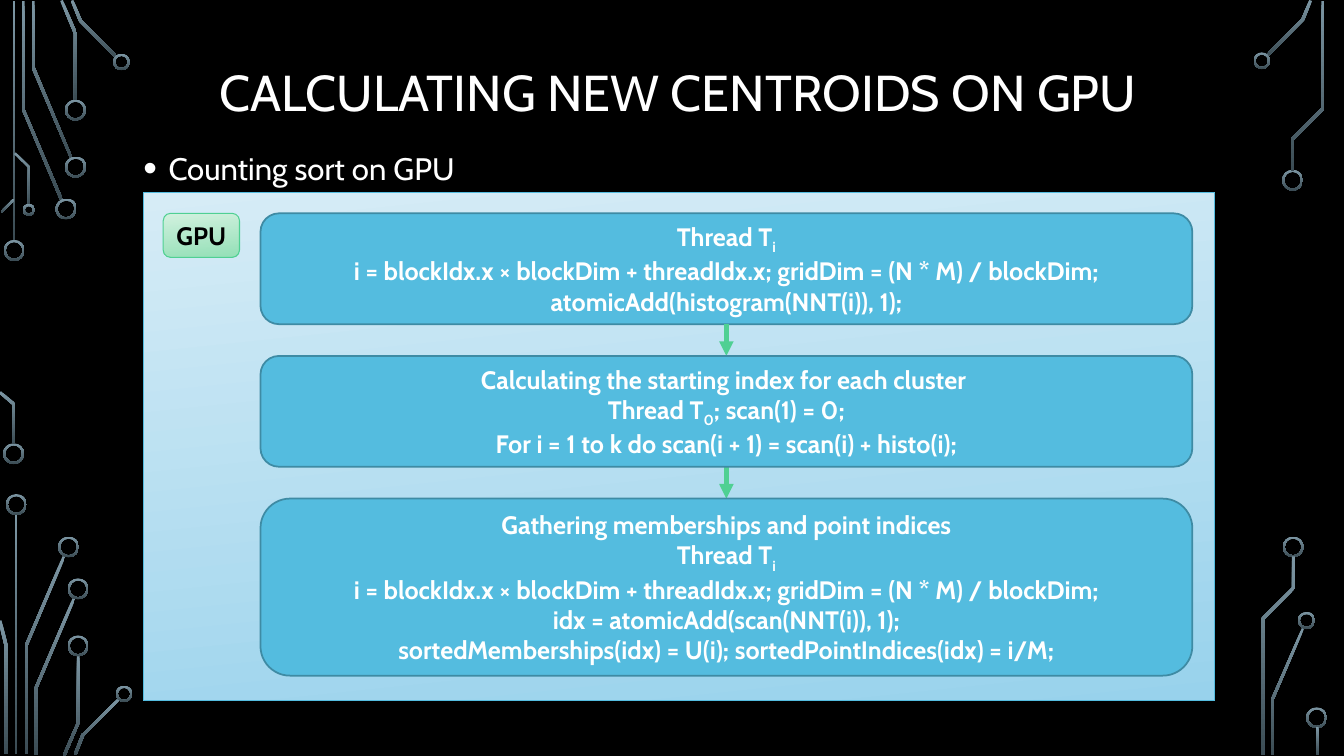
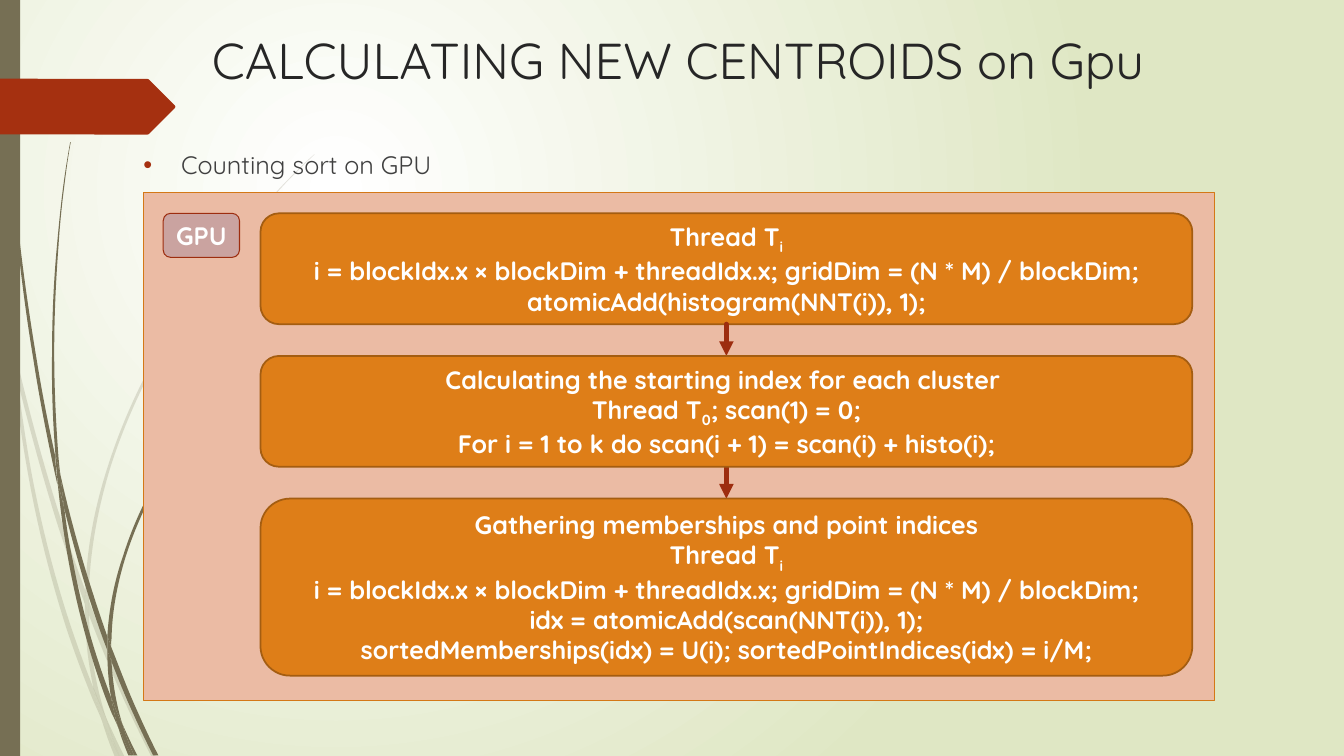
Before and after one commit to trungvdhp/master-ntou, a slide deck: slide 21 of ImageProcessing/Speeding up GFKM.pptx. Drawn at 1344x756 pixels with LibreOffice and Linux fonts; fonts in the diff are those of the drawing; background and template pictures are left out. Boxes give left, top, right and bottom in pixels: in the first picture for what was removed or moved away, otherwise in the second. Text is boxed around its words. In the diff, an @@ line names an element or a change of style, - is before the commit and + after.

```diff
--- a/ImageProcessing/Speeding up GFKM.pptx
+++ b/ImageProcessing/Speeding up GFKM.pptx
@@ background picture (left out) to gradient #FFFFFF to #DFE8C4 @@
@@ rectangle added at (0,0,20,756), fill #766F54 @@
@@ title "CALCULATING NEW CENTROIDS on Gpu" at (212,43,1144,89): vertical alignment middle to top @@
@@ title at (212,43,1144,89): text changed; font Cabin to Quicksand; text colour #FFFFFF to #262626 @@
-CALCULATING NEW CENTROIDS ON GPU
+CALCULATING NEW CENTROIDS on Gpu
@@ freeform shape added at (0,79,175,134), fill #A53010 @@
@@ text "Counting sort on GPU" at (181,156,431,179): size 22.2 to 18 pt, font Cabin to Quicksand, text colour #FFFFFF to #404040; indent changed @@
@@ rectangle at (143,193,1215,702): fill gradient #D7ECF7 to #98D3EC to #EBBCA4; outline #54BCDF 0.75 pt to #D47817 0.75 pt @@
@@ rounded rectangle "GPU" at (163,214,240,258): font Cabin to Quicksand, text colour #000000 to #FFFFFF; fill gradient #D3F1E0 to #95E1B8 to #CBA3A0; outline #4FD093 0.75 pt to #9E2E0F 0.75 pt @@
@@ arrow (727, 325) - (727, 356): stroke #4FD093 3.5 pt to #9E2E0F 3.5 pt @@
@@ font Cabin to Quicksand; fill #54BCDF to #DE7E18; outline #3E8BA5 1.25 pt to #A45D12 1.25 pt in 3 elements at (260,214,1192,325), (260,499,1192,677), (260,356,1192,467) @@
@@ fill gradient #7C96A3 to #3B4C54 to #766F54 in 5 elements at (111,697,134,755), (107,636,111,661), (123,725,138,756), (57,481,118,728), (55,453,65,509) @@
@@ freeform shape: place and size @@
-freeform shape at (0,391,15,445)
+freeform shape at (55,453,65,509)
@@ arrow (727, 467) - (727, 499): stroke #4FD093 3.5 pt to #9E2E0F 3.5 pt @@
@@ freeform shape: place and size @@
-freeform shape at (24,556,65,754)
+freeform shape at (57,481,118,728)
@@ fill gradient #7C96A3 to #3B4C54 to #766F54 at 20% opacity in 3 elements at (89,601,156,756), (85,604,106,717), (85,591,89,615) @@
@@ freeform shape: place and size @@
-freeform shape at (68,579,89,600)
+freeform shape at (85,591,89,615)
@@ freeform shape: place and size @@
-freeform shape at (63,655,80,756)
+freeform shape at (85,604,106,717)
@@ freeform shape: place and size @@
-freeform shape at (34,598,76,755)
+freeform shape at (89,601,156,756)
@@ freeform shape: place and size @@
-freeform shape at (68,635,89,656)
+freeform shape at (107,636,111,661)
@@ group added at (3,0,262,756): 7 freeform shapes @@
@@ group added at (0,154,315,756): 7 freeform shapes @@
@@ freeform shape: place and size @@
-freeform shape at (74,698,120,755)
+freeform shape at (111,697,134,755)
@@ freeform shape: place and size @@
-freeform shape at (116,686,133,702)
+freeform shape at (123,725,138,756)
@@ group removed at (0,0,1328,755): 25 freeform shapes, 3 rectangles @@
```
Also in this commit, not shown: 26 other slides changed, 1 slide added.
